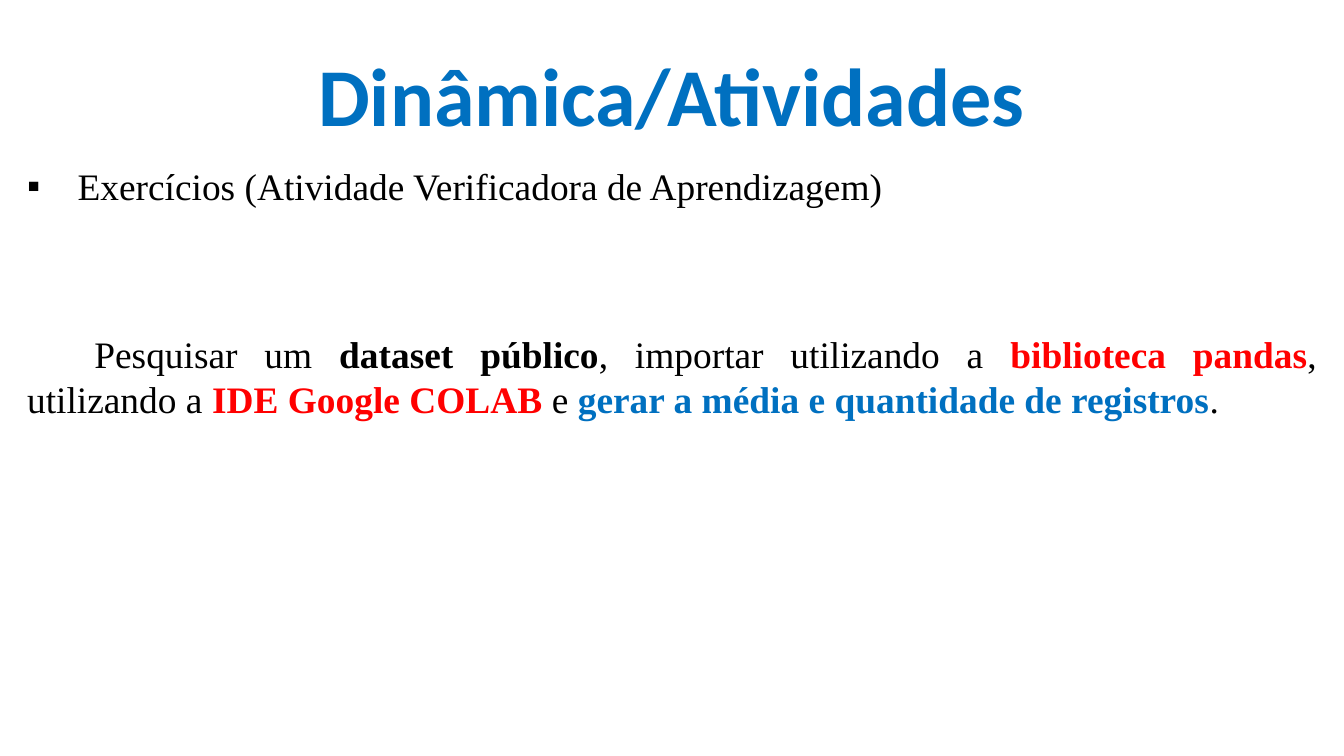
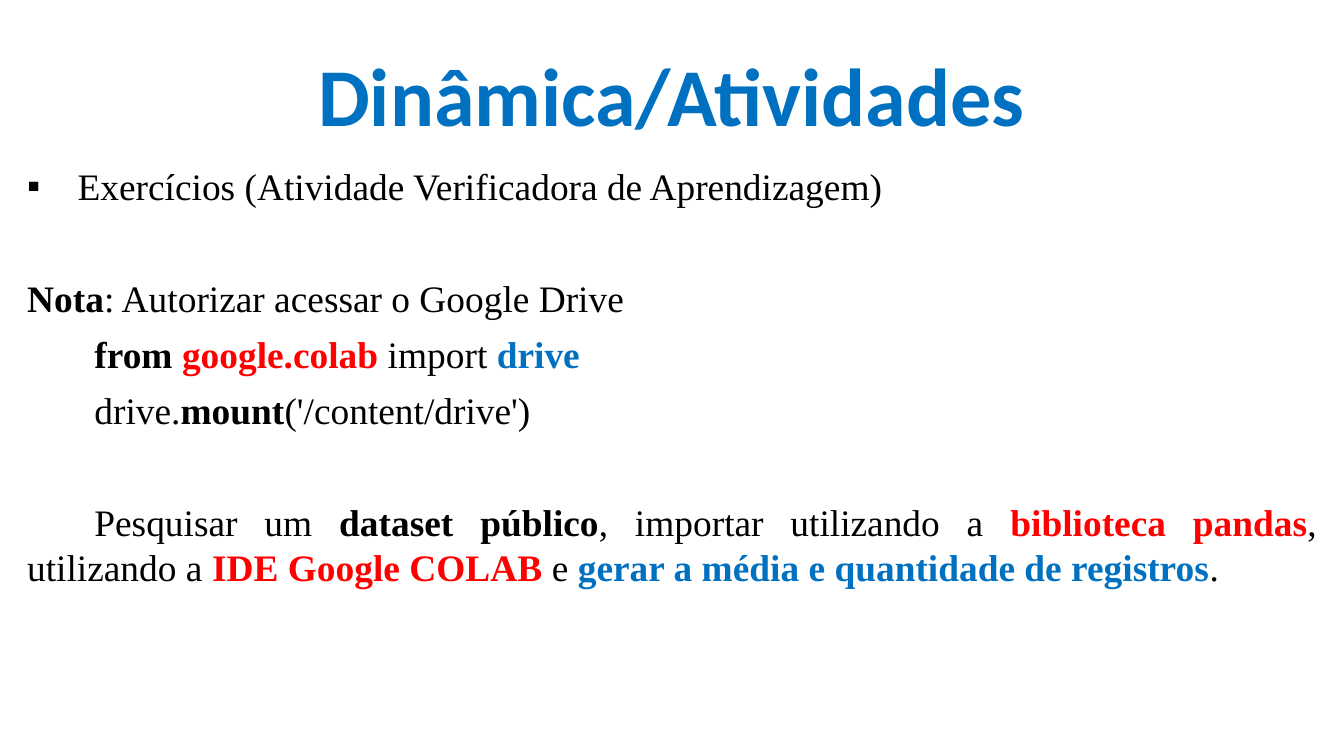
Before and after one commit to CloudEducationBrazil/WydenPythonBigData, a slide deck: slide 19 of 01 Classes/Aula 01 - Python Big Data.pptx. Drawn at 1344x756 pixels with LibreOffice and Linux fonts; fonts in the diff are those of the drawing; background and template pictures are left out. Boxes give left, top, right and bottom in pixels: in the first picture for what was removed or moved away, otherwise in the second. Text is boxed around its words. In the diff, an @@ line names an element or a change of style, - is before the commit and + after.

```diff
--- a/01 Classes/Aula 01 - Python Big Data.pptx
+++ b/01 Classes/Aula 01 - Python Big Data.pptx
@@ text at [27, 286, 624, 431]: paragraphs added @@
+Nota: Autorizar acessar o Google Drive
+from google.colab import drive
+drive.mount('/content/drive')
```
Also in this commit, not shown: 3 other slides changed, 6 other files.
